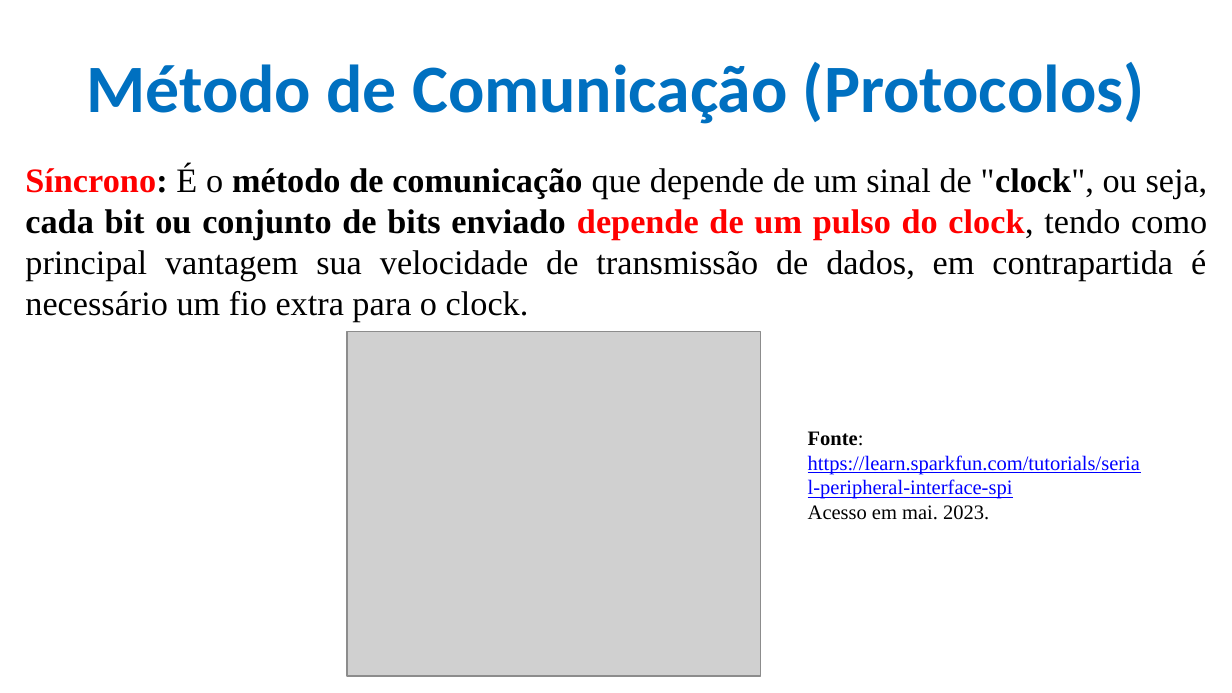
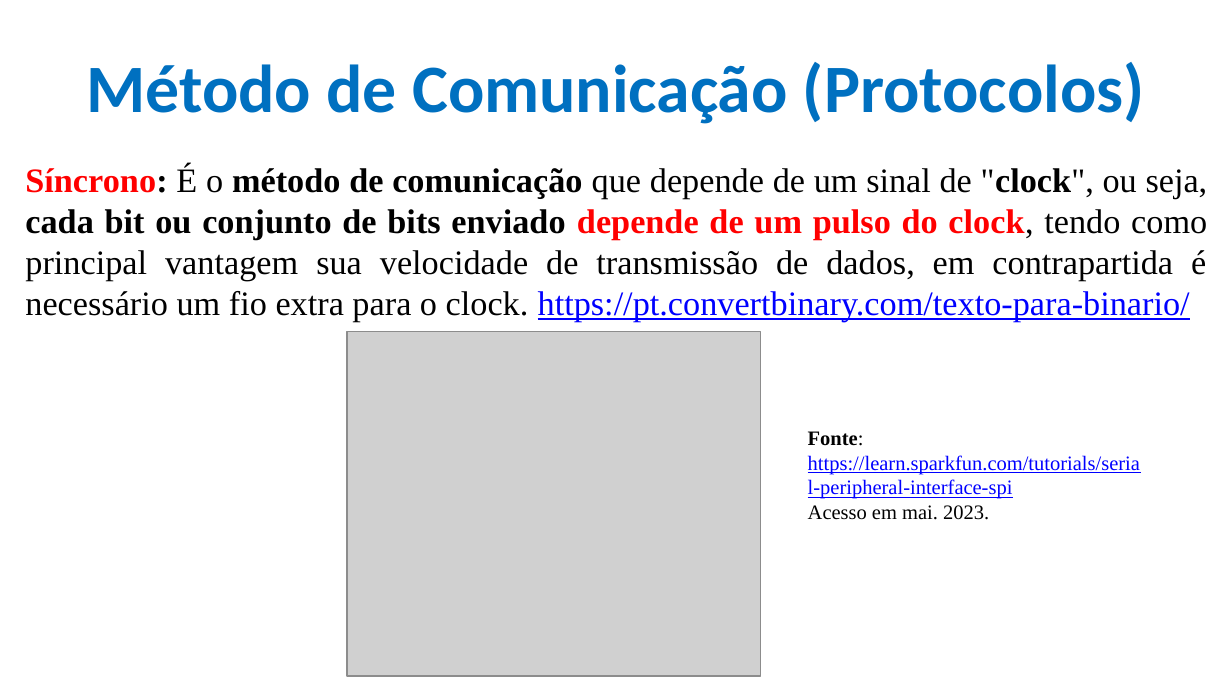
Before and after one commit to CloudEducationBrazil/WydenArea1ProgramacaoMicrocontroladores, a slide deck: slide 8 of 01 Classes/Aula 07 - Programação Microcontroladores - Periféricos Externos- Protocolos Sensores e Atuadores.pptx. Drawn at 1232x693 pixels with LibreOffice and Linux fonts; fonts in the diff are those of the drawing; grey boxes stand for pictures; background and template pictures are left out. Boxes give left, top, right and bottom in pixels: in the first picture for what was removed or moved away, otherwise in the second. Text is boxed around its words. In the diff, an @@ line names an element or a change of style, - is before the commit and + after.

```diff
--- a/01 Classes/Aula 07 - Programação Microcontroladores - Periféricos Externos- Protocolos Sensores e Atuadores.pptx
+++ b/01 Classes/Aula 07 - Programação Microcontroladores - Periféricos Externos- Protocolos Sensores e Atuadores.pptx
@@ text at [25,165,1208,322]: text changed @@
-Síncrono: É o método de comunicação que depende de um sinal de "clock", ou seja, cada bit ou conjunto de bits enviado depende de um pulso do clock, tendo como principal vantagem sua velocidade de transmissão de dados, em contrapartida é necessário um fio extra para o clock.
+Síncrono: É o método de comunicação que depende de um sinal de "clock", ou seja, cada bit ou conjunto de bits enviado depende de um pulso do clock, tendo como principal vantagem sua velocidade de transmissão de dados, em contrapartida é necessário um fio extra para o clock. https://pt.convertbinary.com/texto-para-binario/
```
Also in this commit, not shown: 4 other slides changed, 1 slide added, 14 other files.
